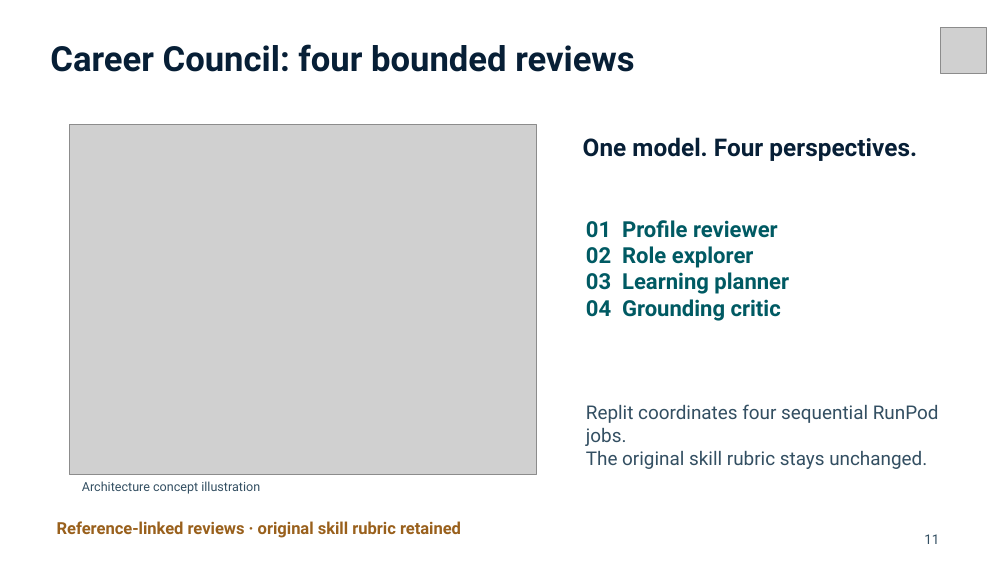
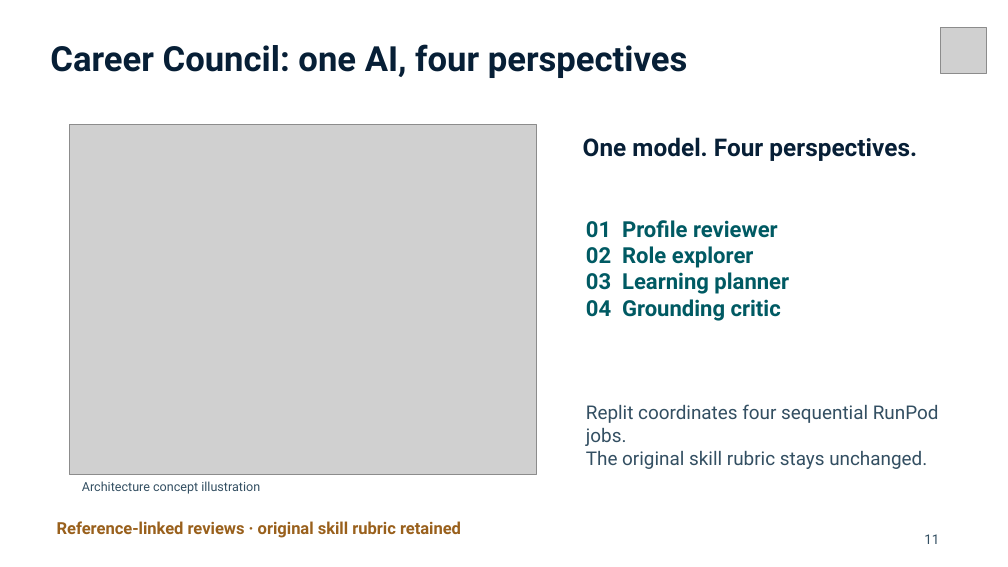
Before and after one commit to hzqfarhan/SDC2026-SELADEVSUTHM, a slide deck: slide 11 of submission-materials/SHIFTATLAS_PitchDeck.pptx. Drawn at 1008x567 pixels with LibreOffice and Linux fonts; fonts in the diff are those of the drawing; grey boxes stand for pictures; background and template pictures are left out. Boxes give left, top, right and bottom in pixels: in the first picture for what was removed or moved away, otherwise in the second. Text is boxed around its words. In the diff, an @@ line names an element or a change of style, - is before the commit and + after.

Commit message:
Refine team pitch, Council roles and coding-tool declaration

```diff
--- a/submission-materials/SHIFTATLAS_PitchDeck.pptx
+++ b/submission-materials/SHIFTATLAS_PitchDeck.pptx
@@ text at [50,44,688,78]: text changed @@
-Career Council: four bounded reviews
+Career Council: one AI, four perspectives
```
Also in this commit, not shown: 3 other slides changed, 12 other files.
